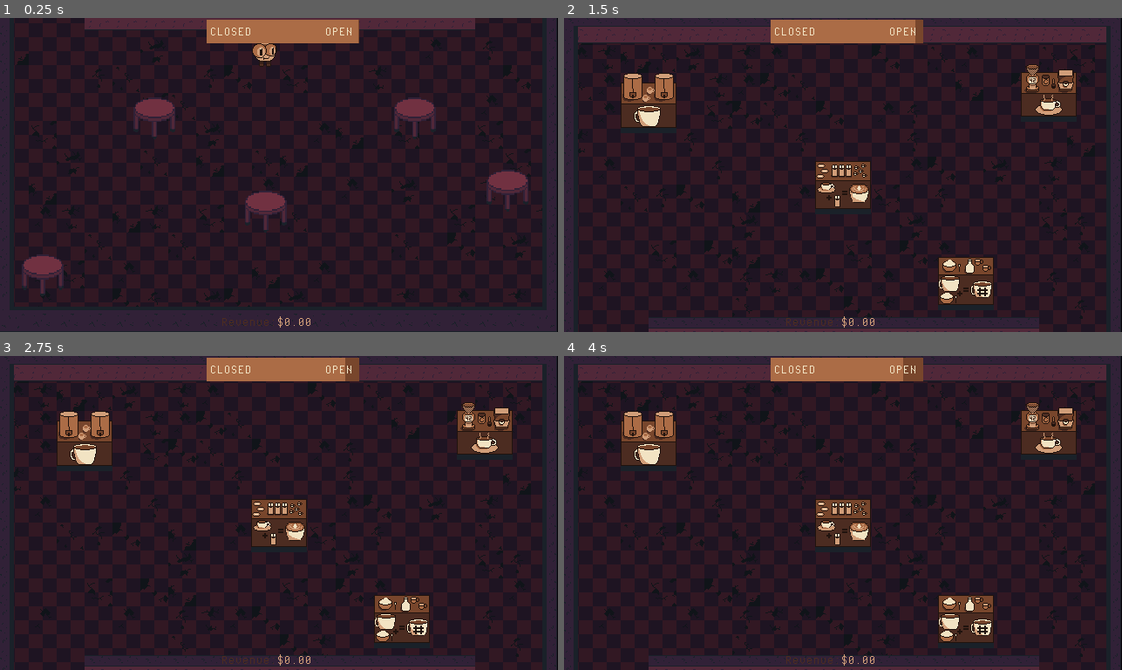
Above: before the commit, frames 1-4 (two rows, left to right).
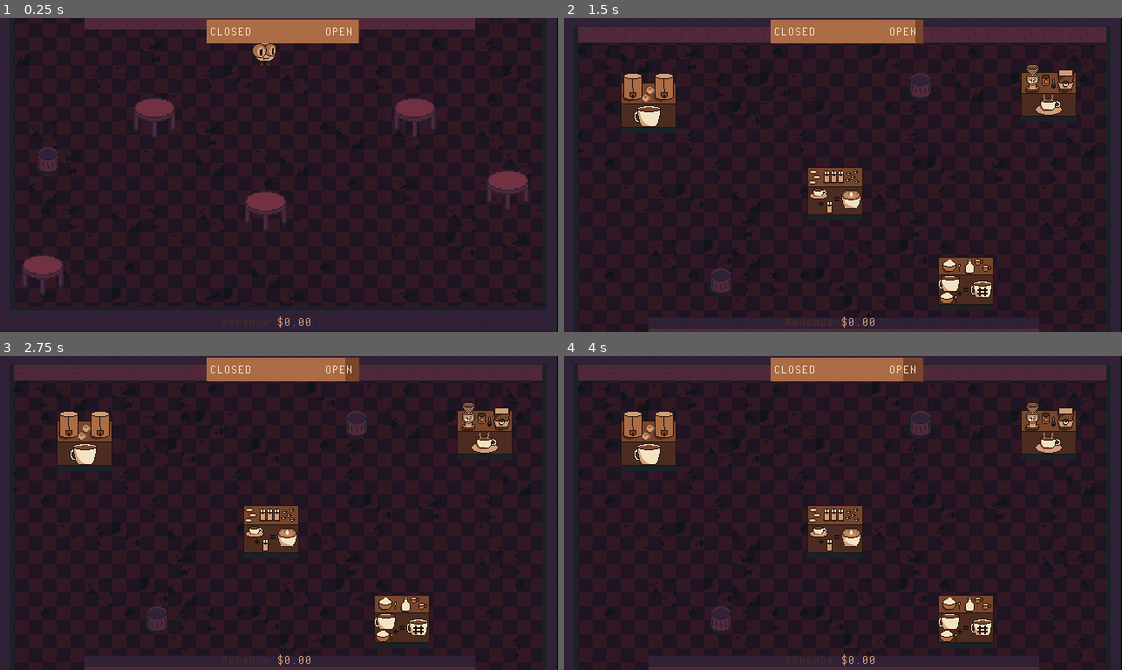
Above: after the commit, the same moments.

Repository: billbobphil/coffee-jam-2023
Game: Godot game, scene res://scenes/rootScene.tscn
The game is run twice, just before and just after one commit, with the same random seed, the same clock (stepped at 60 frames per second) and the same inputs.
Inputs:
- Up to frame 1 (0.25 s): no input
- Up to frame 2 (1.5 s): tap Enter at 0.5 s; hold D (move_right) 0.53-1.28 s; tap F (interact) at 0.6 s; hold S (move_down) from 1.28 s (still down); tap Tab (change_camera) at 1.35 s
- Up to frame 3 (2.75 s): tap F (interact) at 1.55, 2.3 s; tap Space (dash) at 2, 2.1 s; release S (move_down) at 2.03 s; hold D (move_right) from 2.03 s (still down)
- Up to frame 4 (4 s): tap Enter at 2.75 s; release D (move_right) at 2.78 s; hold W (move_up) 2.78-3.53 s; tap F (interact) at 2.85, 3.6 s; tap Space (dash) at 3.5 s; hold A (move_left) from 3.53 s (still down)

The runs differ from the first frame. In frame 1, 0.1% of the frame differs, in the area x 6-11%, y 41-49%; in frame 2, 1.7%, in the area x 26-66%, y 17-88%; in frame 3, 1.7%; in frame 4, 1.7%.

Commit message:
Added garbage cans

Diff:
--- /dev/null
+++ b/scenes/garbageCan.tscn
@@ -0,0 +1,39 @@
+[gd_scene load_steps=6 format=3 uid="uid://dcebjpxascjta"]
+
+[ext_resource type="Script" path="res://scripts/garbageCan.gd" id="1_nufb7"]
+[ext_resource type="Texture2D" uid="uid://ux3qtjilrk4b" path="res://art/garbage-can-32x32.png" id="2_08kc5"]
+[ext_resource type="Texture2D" uid="uid://b4fs84xl6r4qr" path="res://art/F_Key_Light.png" id="2_lrgjj"]
+
+[sub_resource type="CircleShape2D" id="CircleShape2D_scdr8"]
+radius = 39.0
+
+[sub_resource type="CircleShape2D" id="CircleShape2D_sssmu"]
+radius = 17.0294
+
+[node name="GarbageCan" type="Node2D"]
+script = ExtResource("1_nufb7")
+
+[node name="CanSprite" type="Sprite2D" parent="."]
+texture = ExtResource("2_08kc5")
+
+[node name="Area2D" type="Area2D" parent="."]
+
+[node name="CollisionShape2D" type="CollisionShape2D" parent="Area2D"]
+visible = false
+shape = SubResource("CircleShape2D_scdr8")
+
+[node name="StaticBody2D" type="StaticBody2D" parent="."]
+
+[node name="CollisionShape2D" type="CollisionShape2D" parent="StaticBody2D"]
+visible = false
+shape = SubResource("CircleShape2D_sssmu")
+debug_color = Color(0.890196, 0.309804, 0.27451, 0.419608)
+
+[node name="InteractSprite" type="Sprite2D" parent="."]
+visible = false
+position = Vector2(0, -36)
+scale = Vector2(0.3, 0.3)
+texture = ExtResource("2_lrgjj")
+
+[connection signal="body_entered" from="Area2D" to="." method="_on_area_2d_body_entered"]
+[connection signal="body_exited" from="Area2D" to="." method="_on_area_2d_body_exited"]
--- a/scenes/rootScene.tscn
+++ b/scenes/rootScene.tscn
@@ -13,6 +13,7 @@
 [ext_resource type="Texture2D" uid="uid://caaemqq2ww1yi" path="res://art/32x32-cube.png" id="11_hfdru"]
 [ext_resource type="PackedScene" uid="uid://b2sjwuo7bihry" path="res://scenes/level_end.tscn" id="12_lmxvb"]
 [ext_resource type="AudioStream" uid="uid://qsbrpc8oo4hq" path="res://sounds/a_welcome_hauntingWAV.wav" id="13_au8kd"]
+[ext_resource type="PackedScene" uid="uid://dcebjpxascjta" path="res://scenes/garbageCan.tscn" id="14_w40hf"]
 
 [sub_resource type="StyleBoxFlat" id="StyleBoxFlat_do34n"]
 bg_color = Color(0.470588, 0.27451, 0.172549, 1)
@@ -141,7 +142,7 @@
 stationName = "Drip Coffee"
 
 [node name="SteamerStation" parent="Stations" instance=ExtResource("6_j5wo5")]
-position = Vector2(323.863, 300.889)
+position = Vector2(314.726, 312.092)
 scale = Vector2(1.01524, 1.60047)
 stationName = "Milk Steamer"
 productType = 3
@@ -180,6 +181,19 @@
 volume_db = -7.5
 autoplay = true
 
+[node name="GarbageCans" type="Node2D" parent="."]
+
+[node name="GarbageCan" parent="GarbageCans" instance=ExtResource("14_w40hf")]
+position = Vector2(408, 79)
+
+[node name="GarbageCan2" parent="GarbageCans" instance=ExtResource("14_w40hf")]
+position = Vector2(54, 525)
+
+[node name="GarbageCan3" parent="GarbageCans" instance=ExtResource("14_w40hf")]
+position = Vector2(179, 303)
+
+[node name="Decorations" type="Node2D" parent="."]
+
 [connection signal="body_entered" from="CameraTriggers/KitchenCameraTriggerLeft" to="." method="_on_change_camera" binds= ["kitchen"]]
 [connection signal="body_entered" from="CameraTriggers/KitchenCameraTriggerRight" to="." method="_on_change_camera" binds= ["kitchen"]]
 [connection signal="body_entered" from="CameraTriggers/StorefrontCameraTriggerLeft" to="." method="_on_change_camera" binds= ["storefront"]]
--- /dev/null
+++ b/scripts/garbageCan.gd
@@ -0,0 +1,20 @@
+extends Node2D
+
+@onready var interactSprite = $InteractSprite;
+var canInteract : bool = false;
+var playerRef : Player;
+
+func _process(delta):
+	if(Input.is_action_just_pressed("interact") && canInteract):
+		playerRef.takeProduct();
+
+func _on_area_2d_body_entered(body):
+	if(body.name == "Player"):
+		interactSprite.visible = true;
+		canInteract = true;
+		playerRef = body;
+
+func _on_area_2d_body_exited(body):
+	if(body.name == "Player"):
+		interactSprite.visible = false;
+		canInteract = false;
Binary file added: art/garbage-can-32x32.png
Not shown, added: art/garbage-can-32x32.png.import
Not shown: 1 places in scenes/rootScene.tscn that only renumber resources
